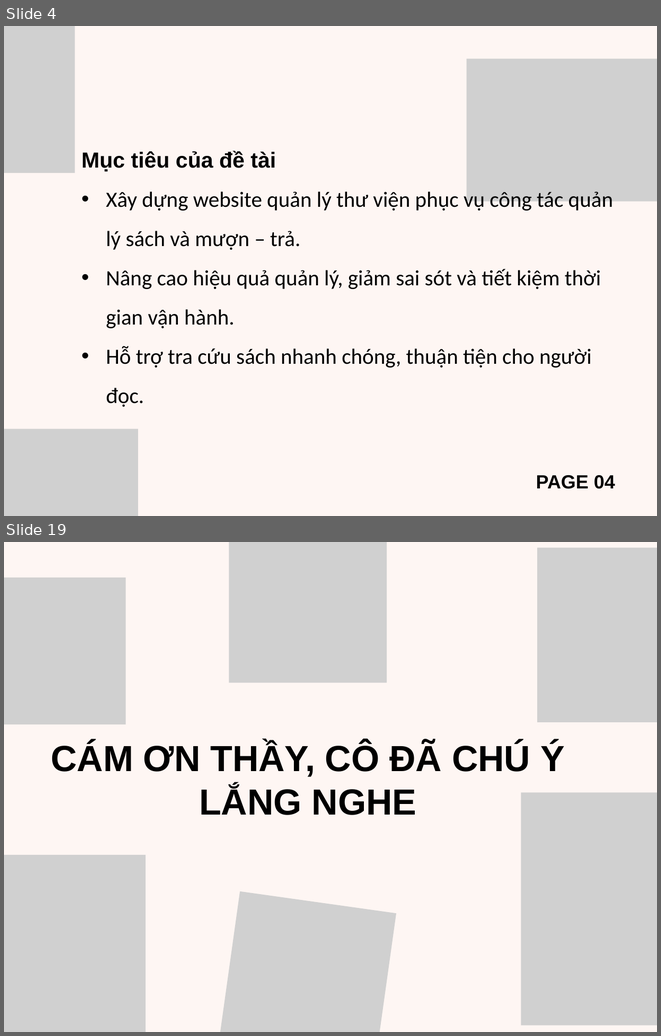
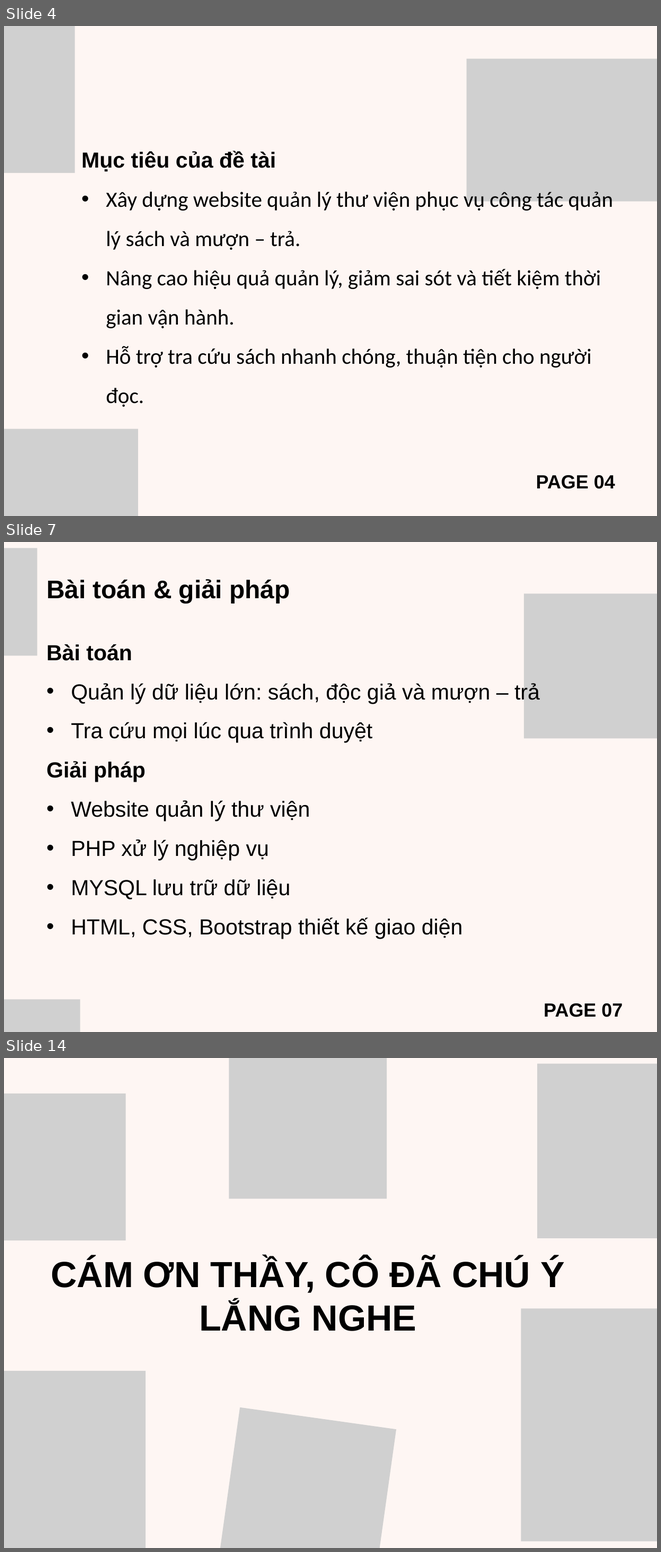
Before and after one commit to QueAnh068/csn-da23ttb-thachnguyenqueanh-webquanlythuvien, a slide deck: thesis/BaoCaoCSNHT.pptx. Shown one above the other, each under a label of ours: slides 4 and 19 before the commit, slides 4, 7 and 14 after it; the slides between them are not shown. The pictures are 661x1036 and 661x1552 pixels, drawn with LibreOffice and Linux fonts; fonts in the diff are those of the drawing; grey boxes stand for pictures. Boxes give left, top, right and bottom in pixels: in the first picture for what was removed or moved away, otherwise in the second. Text is boxed around its words. In the diff, an @@ line names an element or a change of style, - is before the commit and + after.

```diff
--- a/thesis/BaoCaoCSNHT.pptx
+++ b/thesis/BaoCaoCSNHT.pptx
@@ slide 7 added at [4,542,657,1032], background #FEF6F3 @@
@@ picture added at [4,548,37,655] @@
@@ text added at [46,579,290,603], 28 pt, text #000000, bold @@
+Bài toán & giải pháp
@@ picture added at [524,593,657,738] @@
@@ text added at [46,644,540,938], 24 pt, text #000000 @@
+Bài toán
+• Quản lý dữ liệu lớn: sách, độc giả và mượn – trả
+• Tra cứu mọi lúc qua trình duyệt
+Giải pháp
+• Website quản lý thư viện
+• PHP xử lý nghiệp vụ
+• MYSQL lưu trữ dữ liệu
+• HTML, CSS, Bootstrap thiết kế giao diện
@@ picture added at [4,999,80,1032] @@
@@ text added at [544,1003,623,1017], 21 pt, text #000000, bold @@
+PAGE 07
@@ what was slide 19 is now slide 14 @@
```
Also in this commit, not shown: 7 slides changed, 2 other slides added, 8 slides removed.
